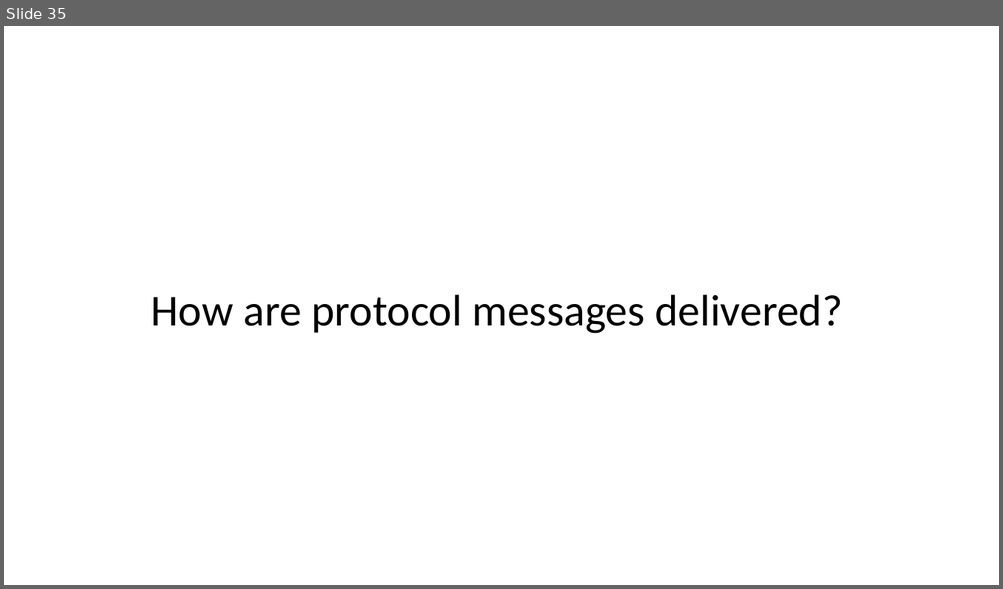
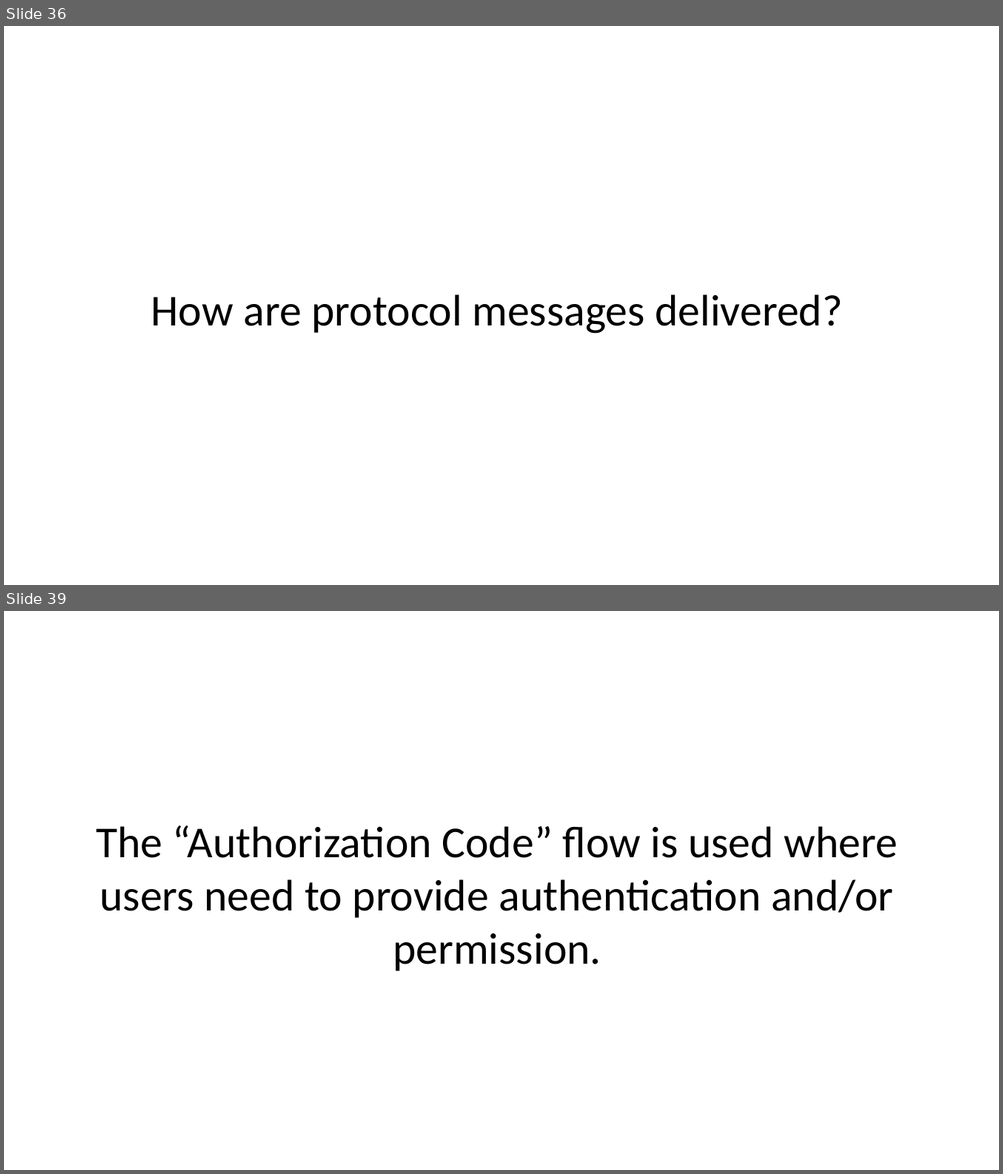
Before and after one commit to cerner/code-learning-lab, a slide deck: smart-authorization-presentation.pptx. Shown one above the other, each under a label of ours: slide 35 before the commit, slides 36 and 39 after it; the slides between them are not shown. The pictures are 1003x589 and 1003x1174 pixels, drawn with LibreOffice and Linux fonts; fonts in the diff are those of the drawing. Boxes give left, top, right and bottom in pixels: in the first picture for what was removed or moved away, otherwise in the second. Text is boxed around its words. In the diff, an @@ line names an element or a change of style, - is before the commit and + after.

```diff
--- a/smart-authorization-presentation.pptx
+++ b/smart-authorization-presentation.pptx
@@ slide 39 added at (4,611,999,1170), background #FFFFFF @@
@@ text added at (96,826,898,971), 32 pt, text #000000 @@
+The “Authorization Code” flow is used where users need to provide authentication and/or permission.
@@ what was slide 35 is now slide 36 @@
```
Also in this commit, not shown: 4 slides changed, 8 other slides added, 1 slide removed, 1 other file.
